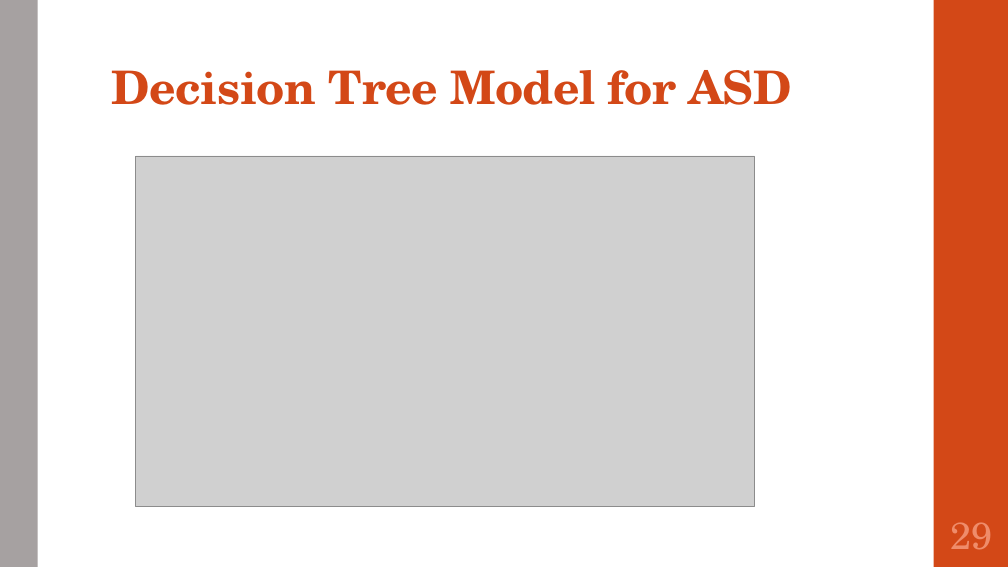
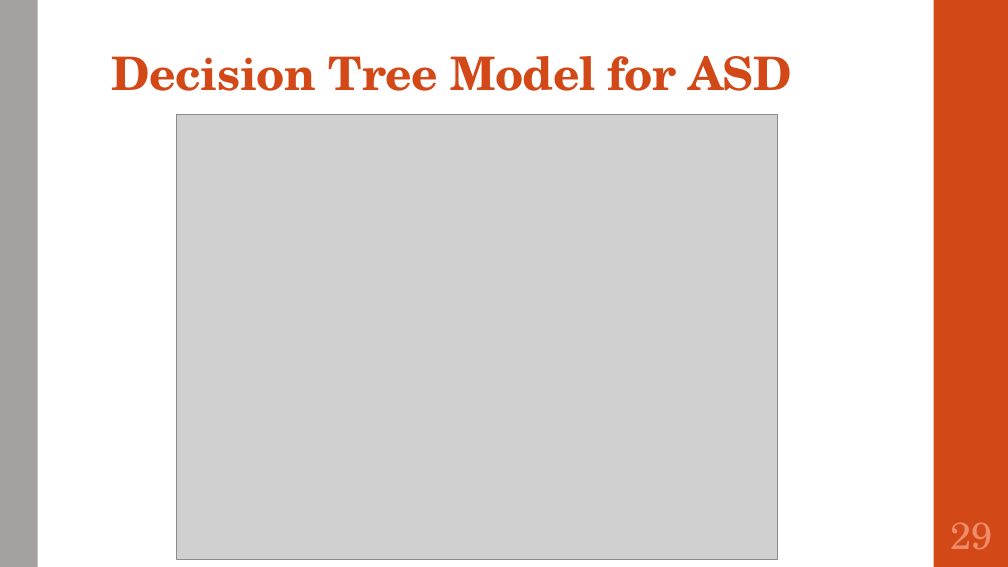
Before and after one commit to SirichandanaSambatur/CADDC, a slide deck: slide 29 of FinalReport.pptx. Drawn at 1008x567 pixels with LibreOffice and Linux fonts; fonts in the diff are those of the drawing; grey boxes stand for pictures. Boxes give left, top, right and bottom in pixels: in the first picture for what was removed or moved away, otherwise in the second. Text is boxed around its words. In the diff, an @@ line names an element or a change of style, - is before the commit and + after.

```diff
--- a/FinalReport.pptx
+++ b/FinalReport.pptx
@@ title "Decision Tree Model for ASD": place and size @@
-title "Decision Tree Model for ASD" at [112,70,791,105]
+title "Decision Tree Model for ASD" at [112,56,791,91]
@@ picture: place and size @@
-picture at [136,156,755,506]
+picture at [176,114,777,560]
```
Also in this commit, not shown: 6 other slides changed.
